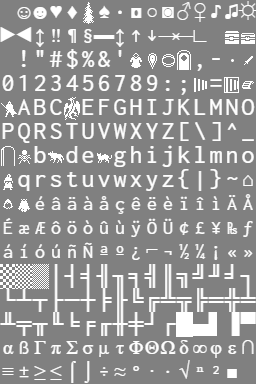
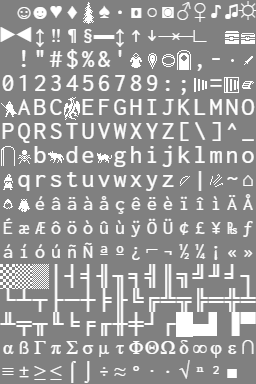
The second (256, 384) image is a revision of the first. Changes to its layers:
painted on "tiles" over 178, 169, 223, 189
